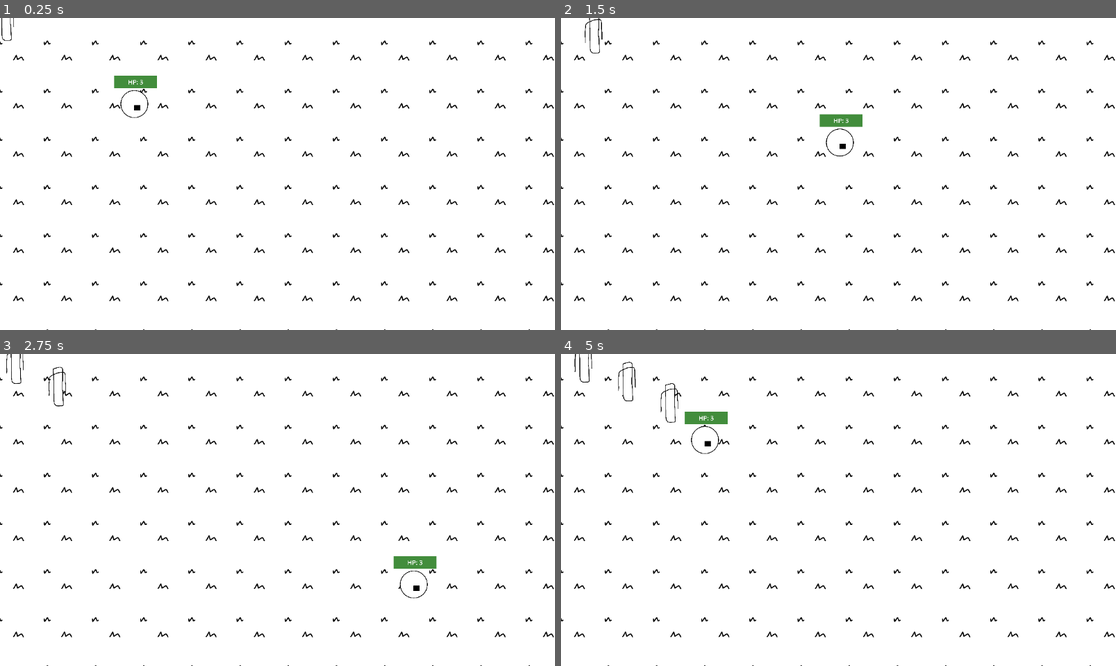
Above: before the commit, frames 1-4 (two rows, left to right).
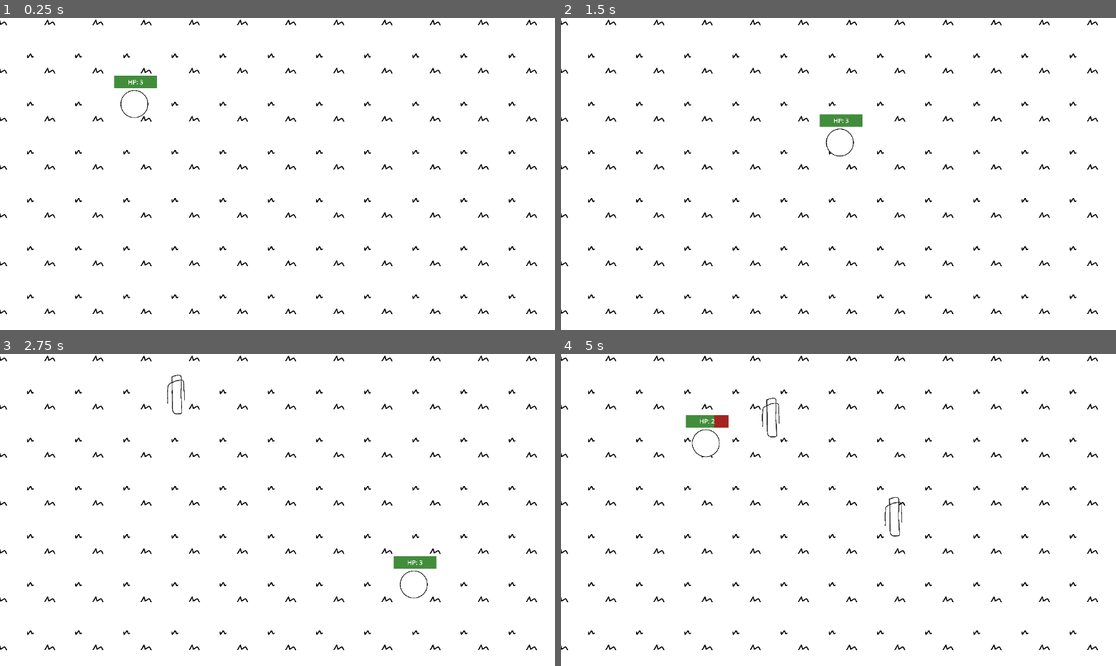
Above: after the commit, the same moments.

Repository: limxuankai/CDA_GAME
Game: Godot game, scene res://world.tscn
Two runs of this game, one before a commit and one after it. Both use one fixed random seed, a clock stepped at 60 frames per second and the inputs below.
Inputs:
- Up to frame 1 (0.25 s): no input
- Up to frame 2 (1.5 s): tap Enter at 0.5 s; hold D (right) 0.53-1.28 s; hold S (down) from 1.28 s (still down)
- Up to frame 3 (2.75 s): release S (down) at 2.03 s; hold D (right) from 2.03 s (still down)
- Up to frame 4 (5 s): release D (right) at 2.78 s; hold W (up) 2.78-3.53 s; hold A (left) from 3.53 s (still down)

The runs differ from the first frame. In frame 1, 4.1% of the frame differs, in the area x 0-100%, y 0-100%; in frame 2, 4.1%; in frame 3, 4.3%; in frame 4, 4.9%.

Commit message:
spawn rando loc

Diff:
--- a/code/player.tscn
+++ b/code/player.tscn
@@ -11,38 +11,35 @@
 [sub_resource type="CircleShape2D" id="CircleShape2D_hqtel"]
 radius = 138.0
 
-
 [sub_resource type="StyleBoxFlat" id="StyleBoxFlat_i3pqv"]
 bg_color = Color(0.64266455, 0.1471225, 0.12586632, 1)
 
 [sub_resource type="StyleBoxFlat" id="StyleBoxFlat_hqtel"]
 bg_color = Color(0.25848994, 0.55185014, 0.2349875, 1)
 
-[node name="player" type="CharacterBody2D" unique_id=599708524]
-
+[node name="player" type="CharacterBody2D"]
 position = Vector2(278, 181)
 scale = Vector2(0.2, 0.2)
 script = ExtResource("1_onrkg")
 
+[node name="projectile" parent="." instance=ExtResource("4_hqtel")]
+scale = Vector2(0.99999994, 0.99999994)
 
-[node name="Sprite2D" type="Sprite2D" parent="." unique_id=1763784007]
+[node name="Sprite2D" type="Sprite2D" parent="."]
 texture = ExtResource("2_i3pqv")
 
-[node name="CollisionShape2D" type="CollisionShape2D" parent="." unique_id=183306539]
-
+[node name="CollisionShape2D" type="CollisionShape2D" parent="."]
 position = Vector2(4, -10)
 scale = Vector2(0.5, 0.5)
 shape = SubResource("CircleShape2D_4flbx")
 
-
-[node name="hurtbox" parent="." unique_id=1820132388 instance=ExtResource("3_i3pqv")]
-
+[node name="hurtbox" parent="." instance=ExtResource("3_i3pqv")]
 
 [node name="CollisionShape2D" parent="hurtbox" index="0"]
 position = Vector2(2, -12)
 shape = SubResource("CircleShape2D_hqtel")
 
-[node name="Health Bar" type="ProgressBar" parent="." unique_id=409558981]
+[node name="Health Bar" type="ProgressBar" parent="."]
 offset_left = -205.0
 offset_top = -305.0
 offset_right = 240.0
@@ -52,7 +49,7 @@
 max_value = 3.0
 show_percentage = false
 
-[node name="Health Label" type="Label" parent="Health Bar" unique_id=842825624]
+[node name="Health Label" type="Label" parent="Health Bar"]
 layout_mode = 0
 offset_left = 29.999998
 offset_top = 19.999996
@@ -62,6 +59,4 @@
 text = "HP:"
 horizontal_alignment = 1
 
-[node name="projectile" parent="." unique_id=1162195032 instance=ExtResource("4_hqtel")]
-
 [editable path="hurtbox"]
--- a/code/spawner.gd
+++ b/code/spawner.gd
@@ -1,6 +1,7 @@
 extends Node2D
 
 @onready var enemy = load("res://enemy.tscn")
+@export var spawn_area = Rect2(Vector2(0,0),Vector2(1152,648))
 
 func _ready():
 	$Timer.autostart = true
@@ -12,4 +13,7 @@
 func _on_timer_timeout():
 	print("spawn")
 	var ene = enemy.instantiate()
+	var x = randf_range(spawn_area.position.x, spawn_area.position.x + spawn_area.size.x)
+	var y = randf_range(spawn_area.position.y, spawn_area.position.y + spawn_area.size.y)
+	ene.global_position = Vector2(x,y)
 	add_child(ene)
--- a/code/world.tscn
+++ b/code/world.tscn
@@ -1,16 +1,14 @@
-
-[gd_scene load_steps=5 format=3 uid="uid://pp75gpkxo7td"]
+[gd_scene load_steps=4 format=3 uid="uid://pp75gpkxo7td"]
 
 [ext_resource type="PackedScene" uid="uid://cilfxsbhloxl6" path="res://spawner.tscn" id="1_aqk2v"]
 [ext_resource type="PackedScene" uid="uid://b4nl7g48xkxsh" path="res://player.tscn" id="1_fj7yv"]
 [ext_resource type="Texture2D" uid="uid://cu776px17dx2a" path="res://gass.png" id="1_tlwt5"]
-[ext_resource type="PackedScene" uid="uid://dpiwdnogs7rm4" path="res://enemy.tscn" id="2_tlwt5"]
 
-[node name="world" type="Node2D" unique_id=1547464380]
+[node name="world" type="Node2D"]
 
-[node name="Sprite2D" type="Sprite2D" parent="." unique_id=322542945]
+[node name="Sprite2D" type="Sprite2D" parent="."]
 texture_repeat = 2
-position = Vector2(859, 621)
+position = Vector2(624, 348.00003)
 scale = Vector2(0.2, 0.2)
 texture = ExtResource("1_tlwt5")
 region_enabled = true
@@ -19,7 +17,3 @@
 [node name="spawner" parent="." instance=ExtResource("1_aqk2v")]
 
 [node name="player" parent="." instance=ExtResource("1_fj7yv")]
-
-
-[node name="enemy" parent="." unique_id=1067155735 instance=ExtResource("2_tlwt5")]
-position = Vector2(0, -1)
Not shown: 1 places in code/player.tscn that only renumber resources
